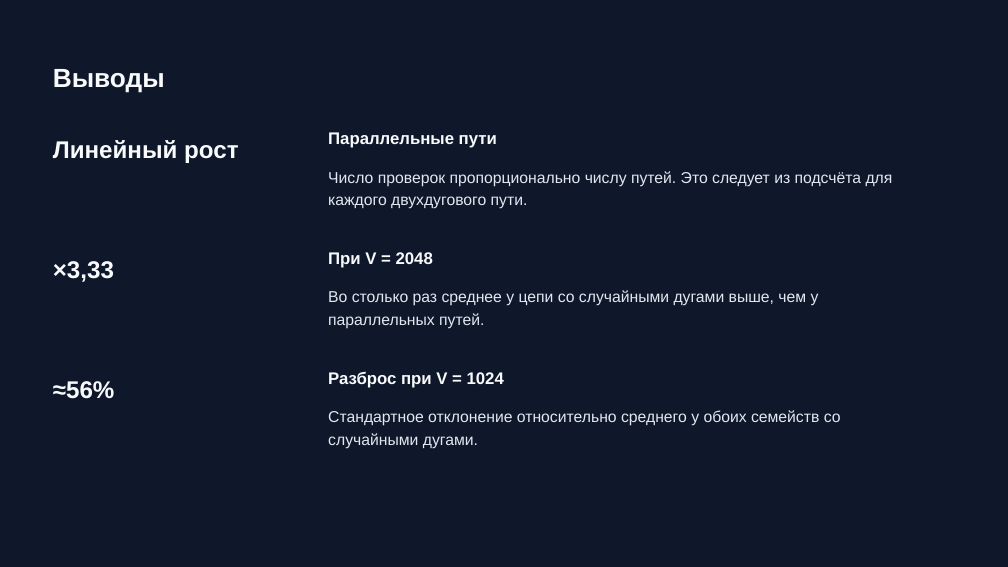
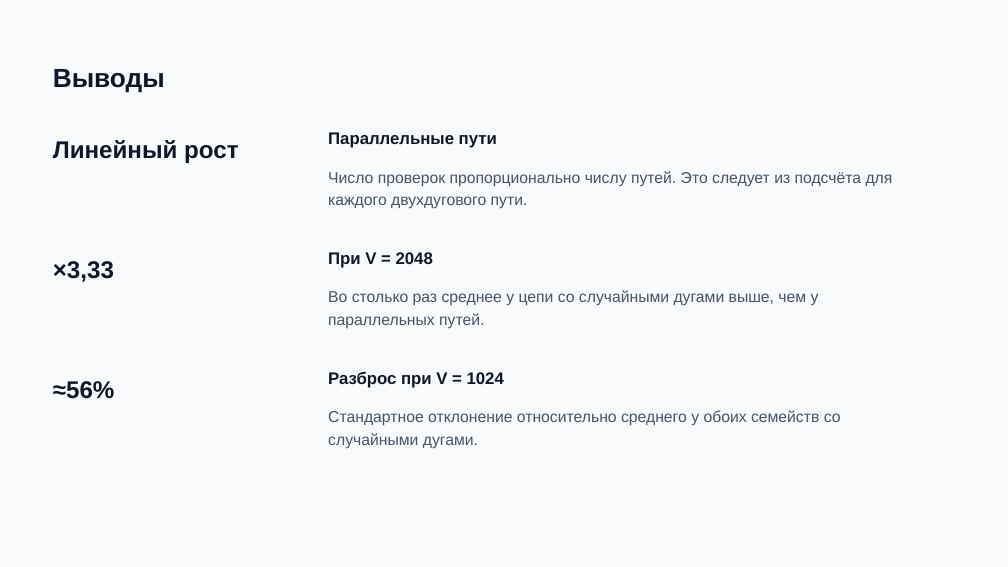
Before and after one commit to kex1tu/algo-dinic, a slide deck: slide 11 of output/Диниц презентация.pptx. Drawn at 1008x567 pixels with LibreOffice and Linux fonts; fonts in the diff are those of the drawing. Boxes give left, top, right and bottom in pixels: in the first picture for what was removed or moved away, otherwise in the second. Text is boxed around its words. In the diff, an @@ line names an element or a change of style, - is before the commit and + after.

```diff
--- a/output/Диниц презентация.pptx
+++ b/output/Диниц презентация.pptx
@@ background #0F172A to #F8FAFC @@
@@ text colour #F8FAFC to #0F172A in 7 elements at [53,69,165,93], [53,140,238,163], [328,132,497,148], [53,261,114,282], [328,252,433,268], [53,381,115,399], [328,371,504,388] @@
@@ text colour #E2E8F0 to #475569 in 3 elements at [328,171,893,209], [328,290,819,329], [328,410,841,449] @@
```
Also in this commit, not shown: 1 other slide changed.
